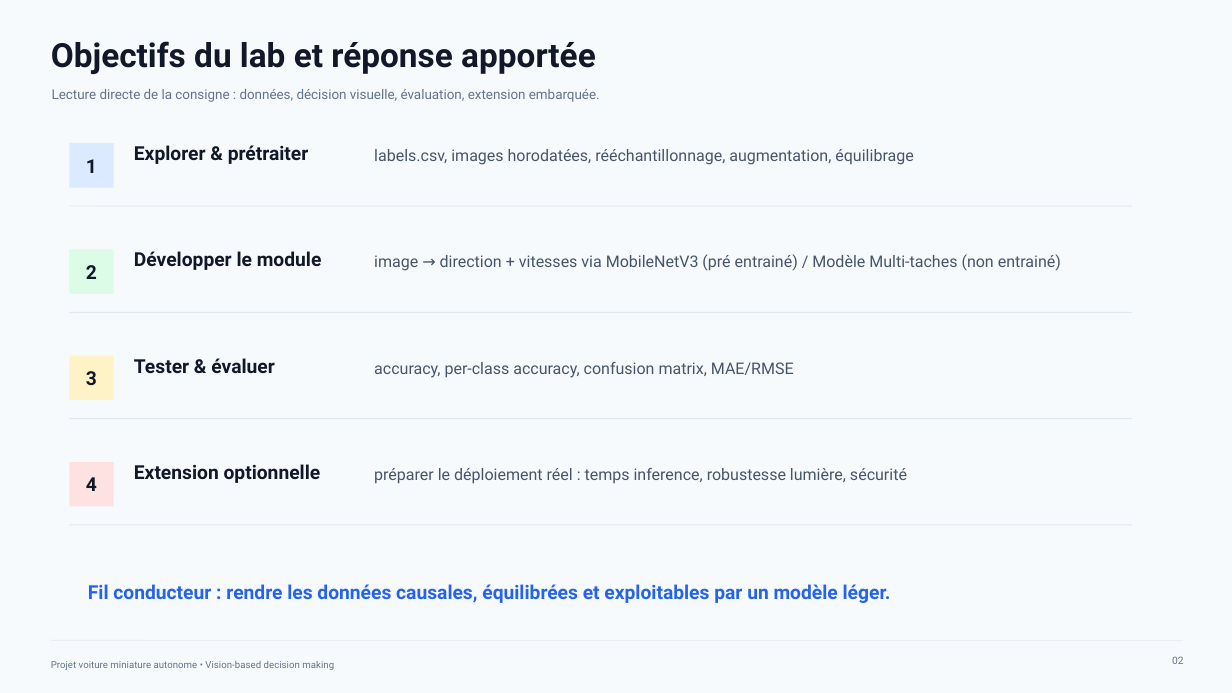
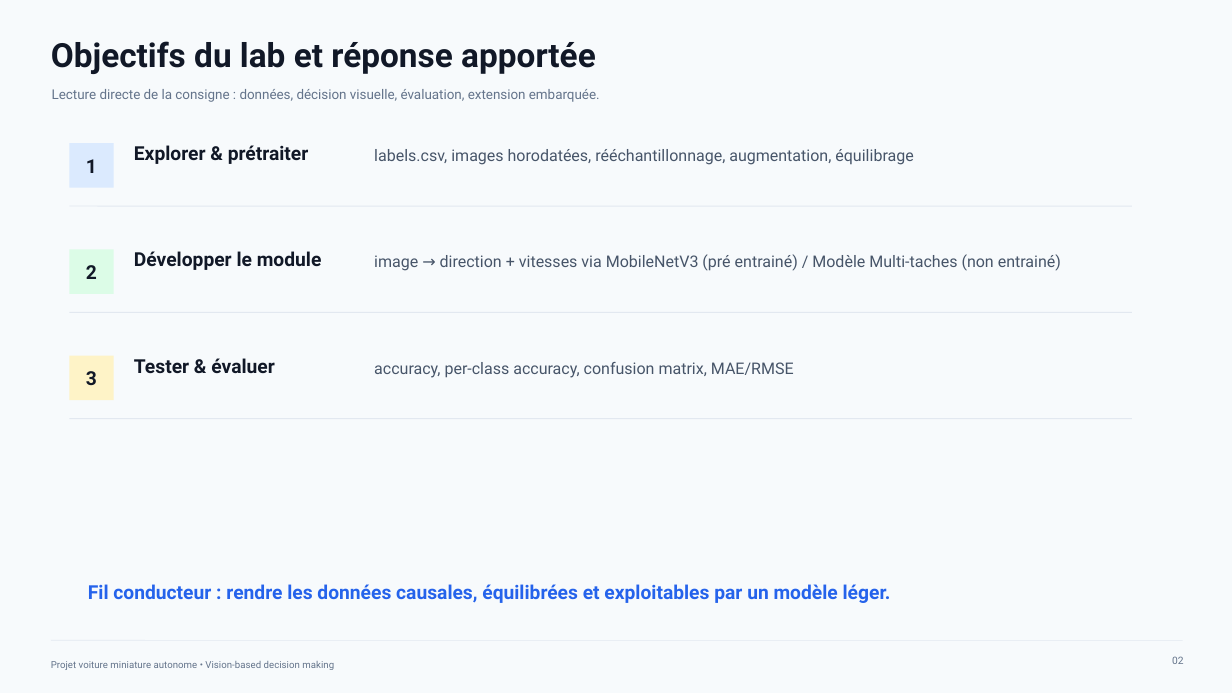
Before and after one commit to ENIB-PROJECTS/Autonomous-Driving-Car, a slide deck: slide 2 of Soutenance_Autonomous_Driving_Car.pptx (slide 3 before the commit). Drawn at 1232x693 pixels with LibreOffice and Linux fonts; fonts in the diff are those of the drawing. Boxes give left, top, right and bottom in pixels: in the first picture for what was removed or moved away, otherwise in the second. Text is boxed around its words. In the diff, an @@ line names an element or a change of style, - is before the commit and + after.

```diff
--- a/Soutenance_Autonomous_Driving_Car.pptx
+++ b/Soutenance_Autonomous_Driving_Car.pptx
@@ rectangle removed at (69,462,114,506) @@
-4
@@ text removed at (134,464,321,483) @@
-Extension optionnelle
@@ text removed at (374,468,907,484) @@
-préparer le déploiement réel : temps inference, robustesse lumière, sécurité
```
Also in this commit, not shown: 3 other slides changed, 12 slides removed, 2 other files.
